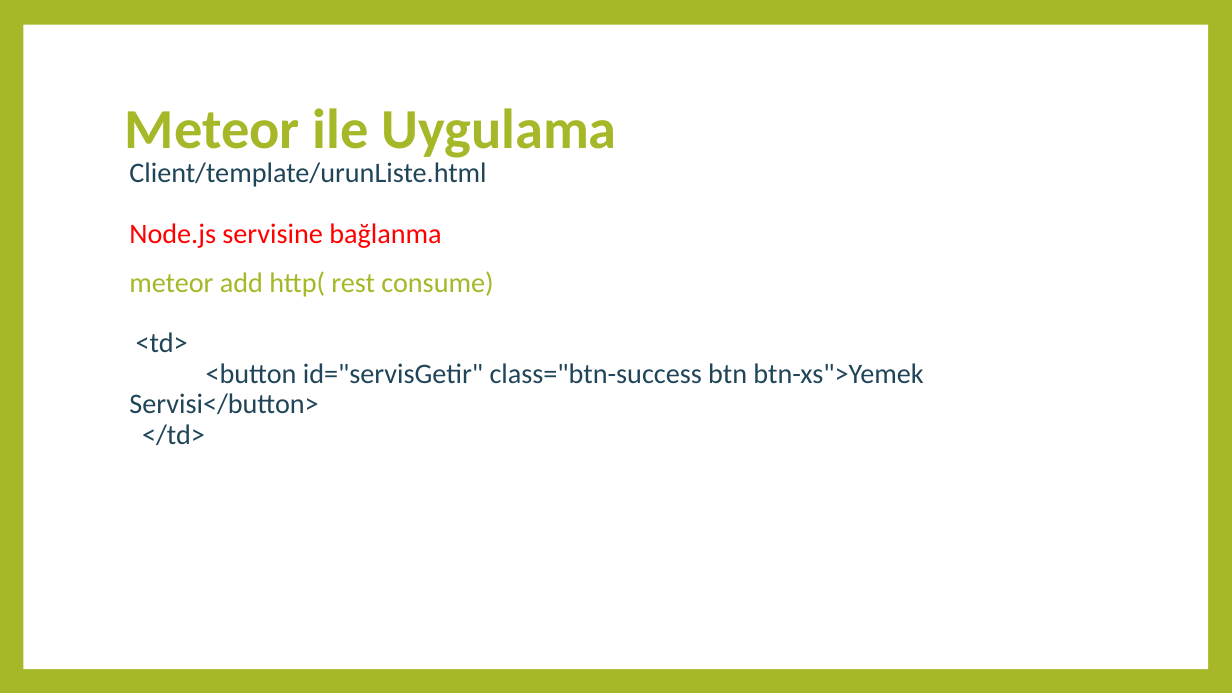
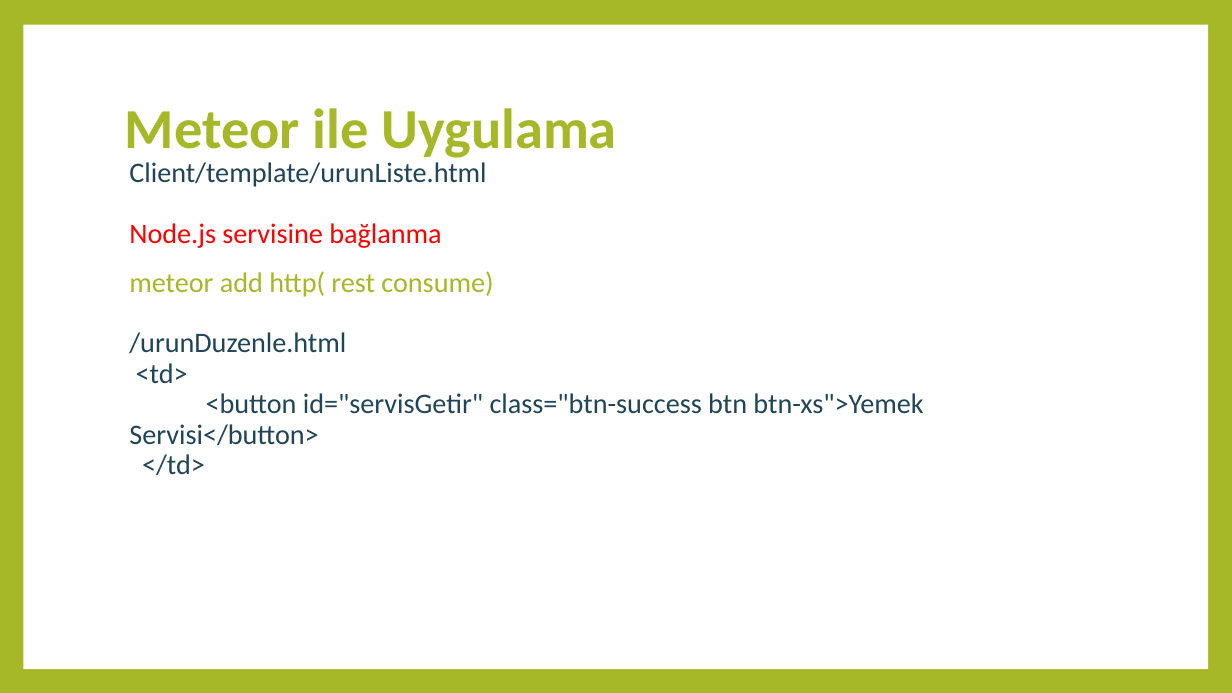
Before and after one commit to furkansavsatli/Meteor-Nodejs, a slide deck: slide 30 of Meteor-Nodejs-sunum.pptx (slide 31 before the commit). Drawn at 1232x693 pixels with LibreOffice and Linux fonts; fonts in the diff are those of the drawing. Boxes give left, top, right and bottom in pixels: in the first picture for what was removed or moved away, otherwise in the second. Text is boxed around its words. In the diff, an @@ line names an element or a change of style, - is before the commit and + after.

```diff
--- a/Meteor-Nodejs-sunum.pptx
+++ b/Meteor-Nodejs-sunum.pptx
@@ text at <box>129,332,346,353</box>: paragraph added @@
+/urunDuzenle.html
```
Also in this commit, not shown: 4 other slides changed, 1 slide removed.
